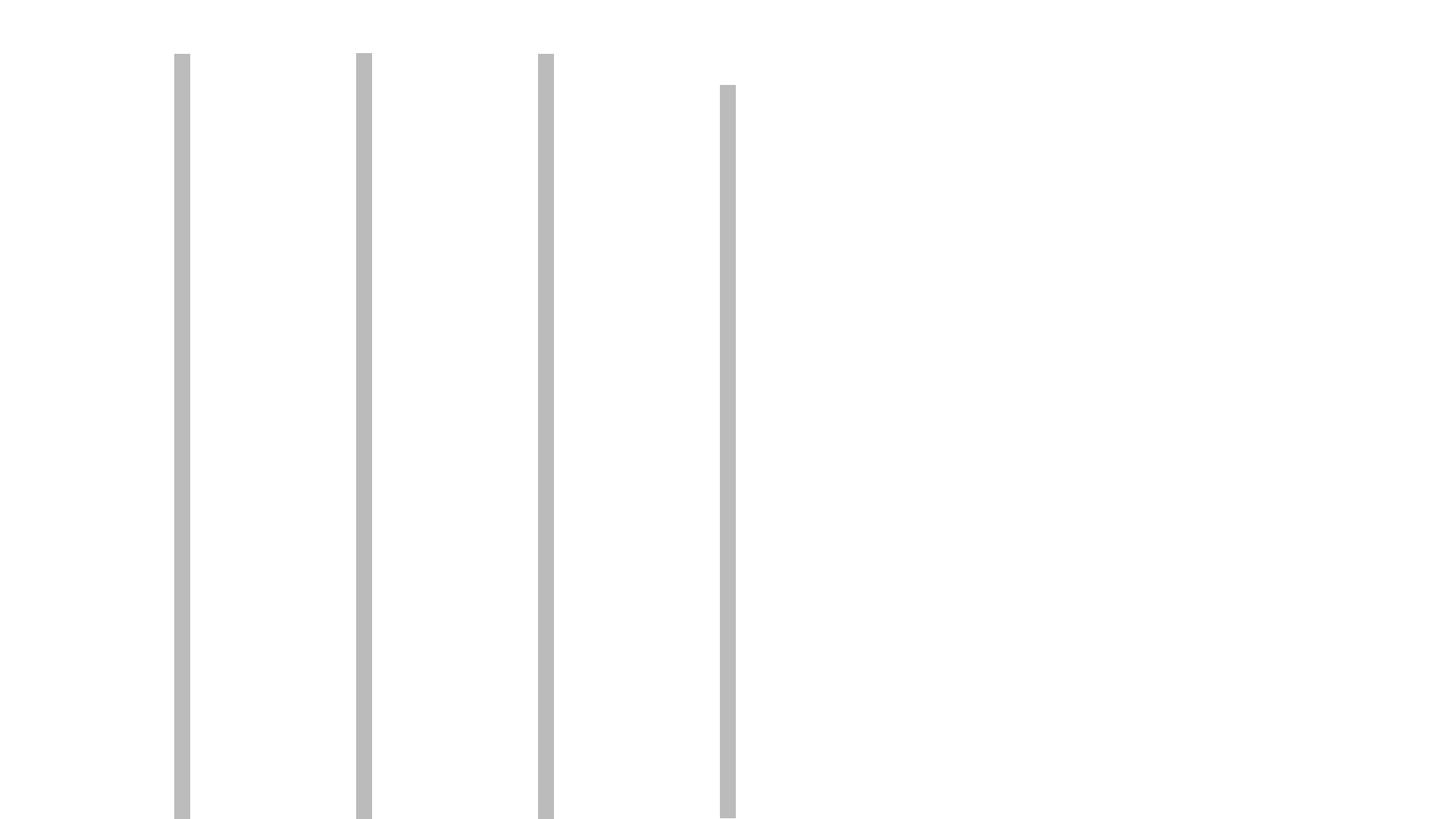
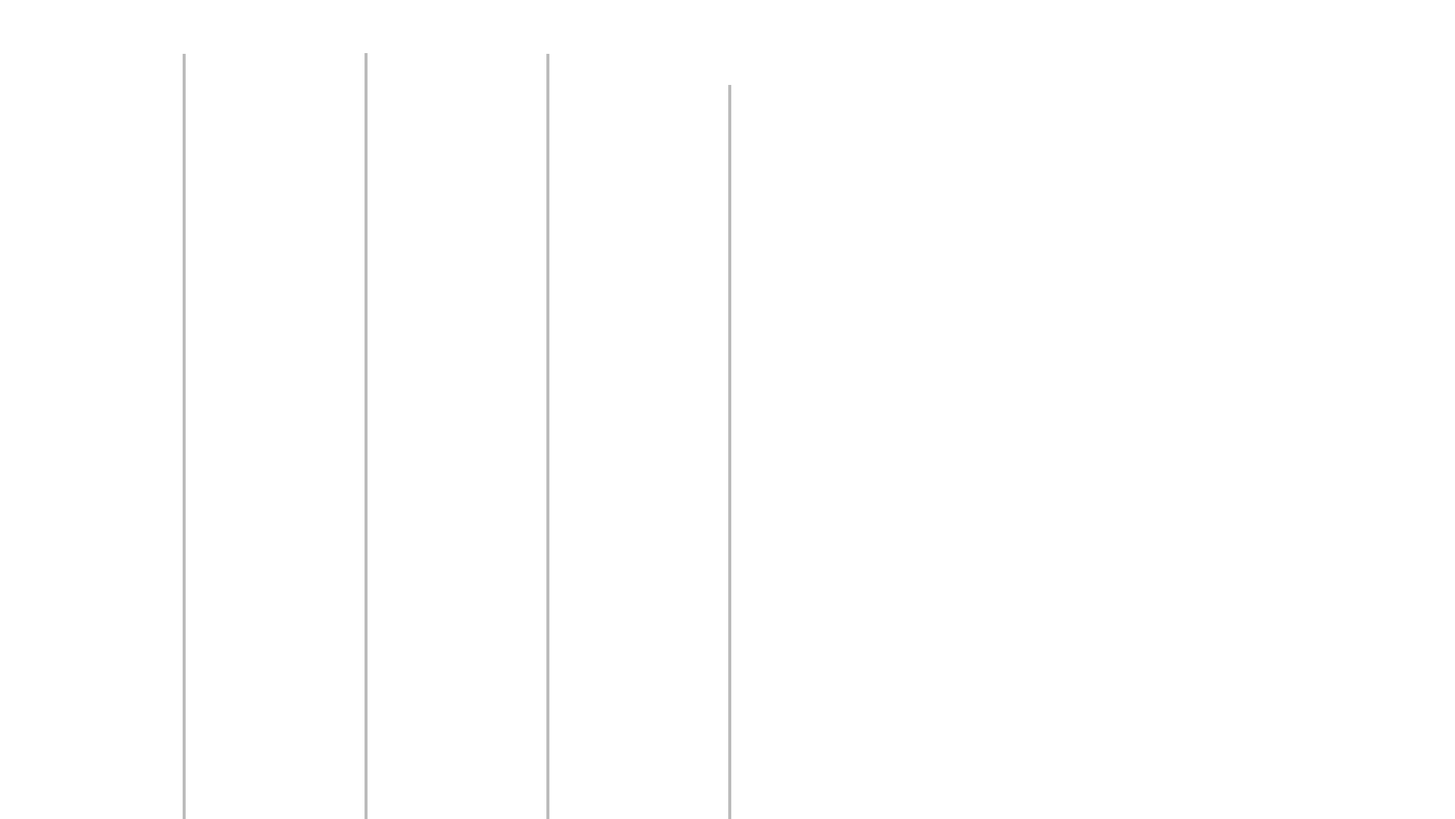
Layered file, before and after one edit (1455 x 819). Changes by layer:
painted on "背景" over [174, 53, 737, 819]
